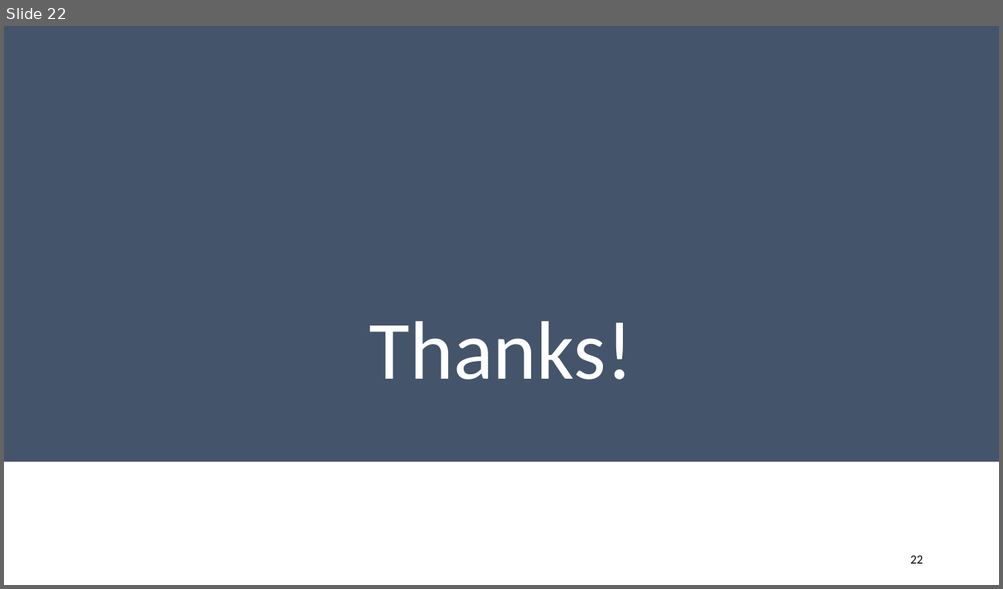
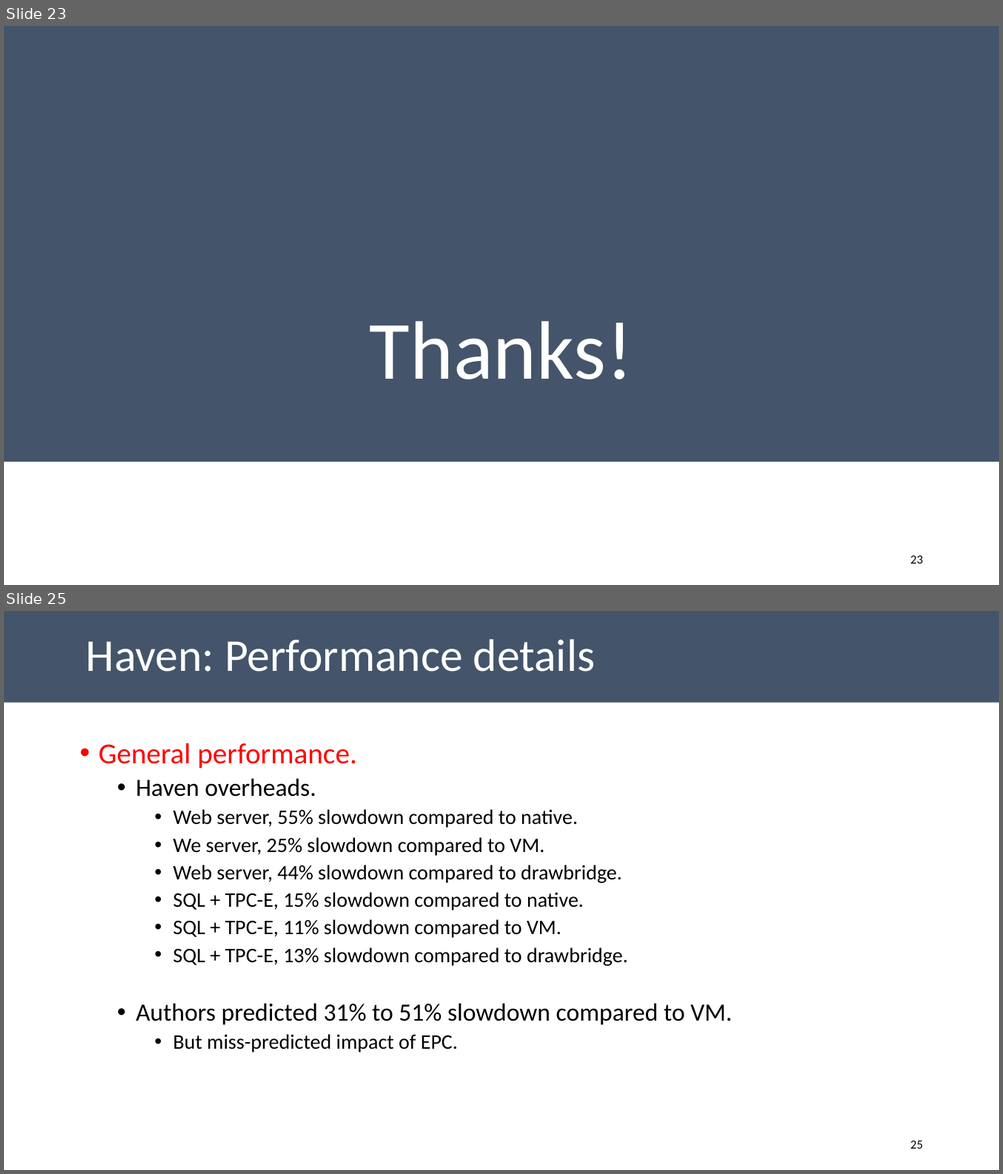
Before and after one commit to aghosn/CandidacyPresentation, a slide deck: CE_presentation.pptx. Shown one above the other, each under a label of ours: slide 22 before the commit, slides 23 and 25 after it; the slides between them are not shown. The pictures are 1003x589 and 1003x1174 pixels, drawn with LibreOffice and Linux fonts; fonts in the diff are those of the drawing. Boxes give left, top, right and bottom in pixels: in the first picture for what was removed or moved away, otherwise in the second. Text is boxed around its words. In the diff, an @@ line names an element or a change of style, - is before the commit and + after.

```diff
--- a/CE_presentation.pptx
+++ b/CE_presentation.pptx
@@ slide 25 added at (4, 611, 999, 1170), background #FFFFFF @@
@@ title added at (4, 611, 999, 703), fill #44546A, 44 pt, text #FFFFFF @@
+Haven: Performance details
@@ text added at (99, 743, 731, 1053), 20 pt, text #000000 @@
+• General performance.
+  • Haven overheads.
+    • Web server, 55% slowdown compared to native.
+    • We server, 25% slowdown compared to VM.
+    • Web server, 44% slowdown compared to drawbridge.
+    • SQL + TPC-E, 15% slowdown compared to native.
+    • SQL + TPC-E, 11% slowdown compared to VM.
+    • SQL + TPC-E, 13% slowdown compared to drawbridge.
+  • Authors predicted 31% to 51% slowdown compared to VM.
+    • But miss-predicted impact of EPC.
@@ page number added at (910, 1141, 922, 1149), 12 pt, text #000000 @@
+25
@@ what was slide 22 is now slide 23 @@
@@ page number at (910, 556, 922, 564): text changed @@
-22
+23
```
Also in this commit, not shown: 3 slides changed, 4 other slides added, 3 other files.
